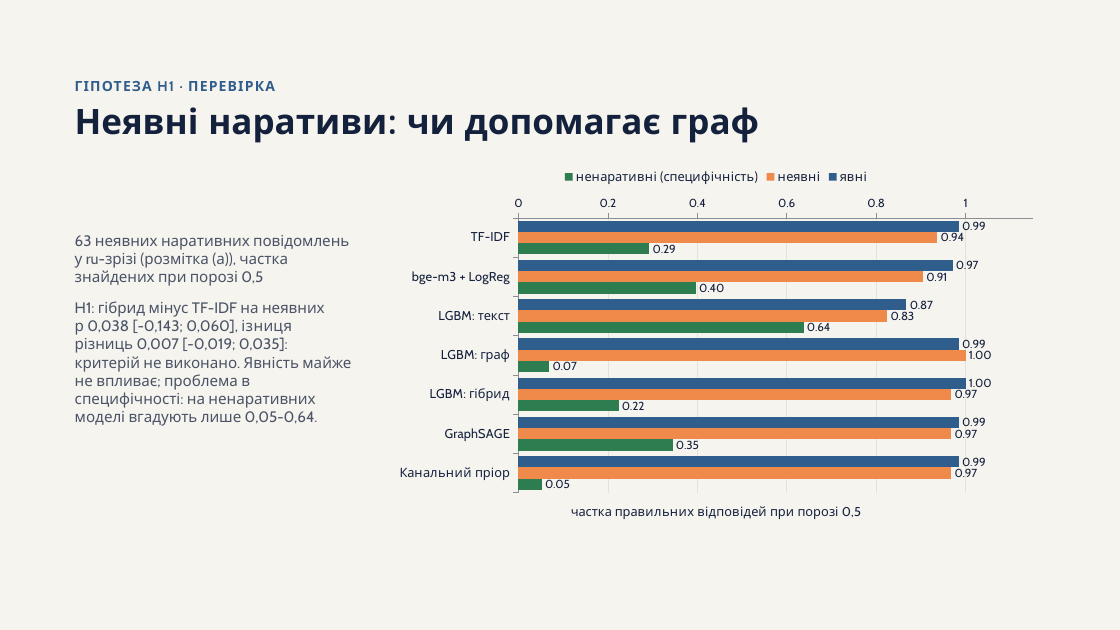
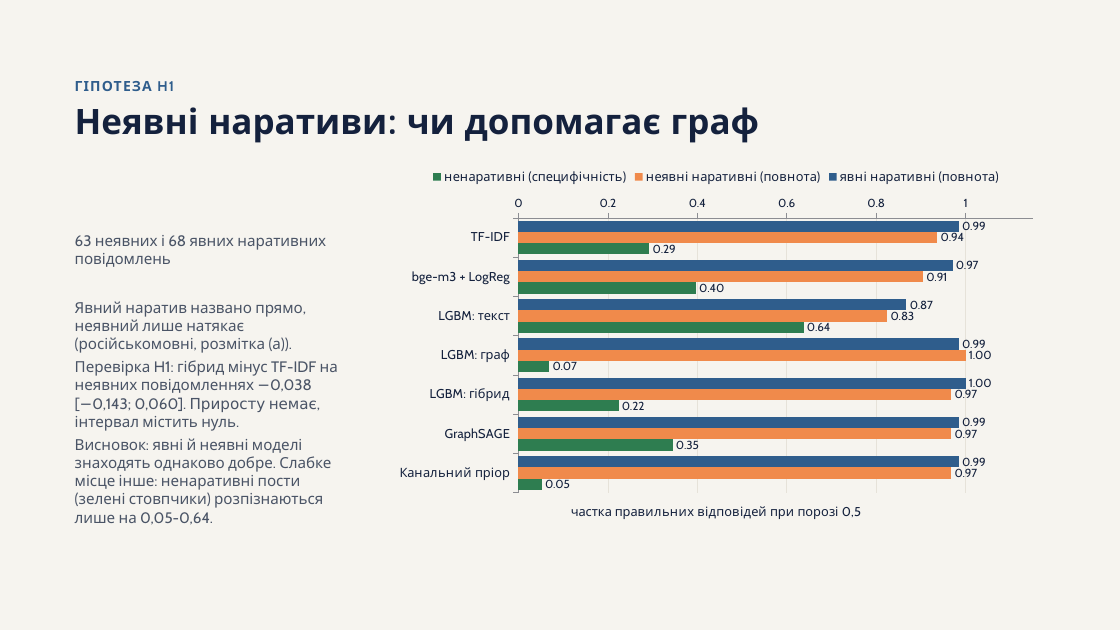
Before and after one commit to Obizonko/Dyplom2026, a slide deck: slide 14 of reports/Prezentatsiia_etap2.pptx. Drawn at 1120x630 pixels with LibreOffice and Linux fonts; fonts in the diff are those of the drawing. Boxes give left, top, right and bottom in pixels: in the first picture for what was removed or moved away, otherwise in the second. Text is boxed around its words. In the diff, an @@ line names an element or a change of style, - is before the commit and + after.

```diff
--- a/reports/Prezentatsiia_etap2.pptx
+++ b/reports/Prezentatsiia_etap2.pptx
@@ text at box(75, 81, 174, 91): text changed @@
-ГІПОТЕЗА H1 · ПЕРЕВІРКА
+ГІПОТЕЗА H1
@@ bar chart at box(386, 160, 1046, 538) @@
-явні: 0.98, 0.97, 0.87, 0.98, 1, 0.98, 0.98
+явні наративні (повнота): 0.98, 0.97, 0.87, 0.98, 1, 0.98, 0.98
-неявні: 0.94, 0.91, 0.82, 1, 0.97, 0.97, 0.97
+неявні наративні (повнота): 0.94, 0.91, 0.82, 1, 0.97, 0.97, 0.97
@@ text at box(75, 235, 326, 267): text changed @@
-63 неявних наративних повідомлень у ru-зрізі (розмітка (а)), частка знайдених при порозі 0,5
+63 неявних і 68 явних наративних повідомлень
@@ text at box(75, 301, 338, 525): text changed @@
-H1: гібрид мінус TF-IDF на неявних −0,038 [-0,143; 0,060], різниця різниць 0,007 [-0,019; 0,035]: критерій не виконано. Явність майже не впливає; проблема в специфічності: на ненаративних моделі вгадують лише 0,05-0,64.
+Явний наратив названо прямо, неявний лише натякає (російськомовні, розмітка (а)).
+Перевірка H1: гібрид мінус TF-IDF на неявних повідомленнях −0,038 [−0,143; 0,060]. Приросту немає, інтервал містить нуль.
+Висновок: явні й неявні моделі знаходять однаково добре. Слабке місце інше: ненаративні пости (зелені стовпчики) розпізнаються лише на 0,05-0,64.
```
Also in this commit, not shown: 10 other slides changed, 3 other files.
